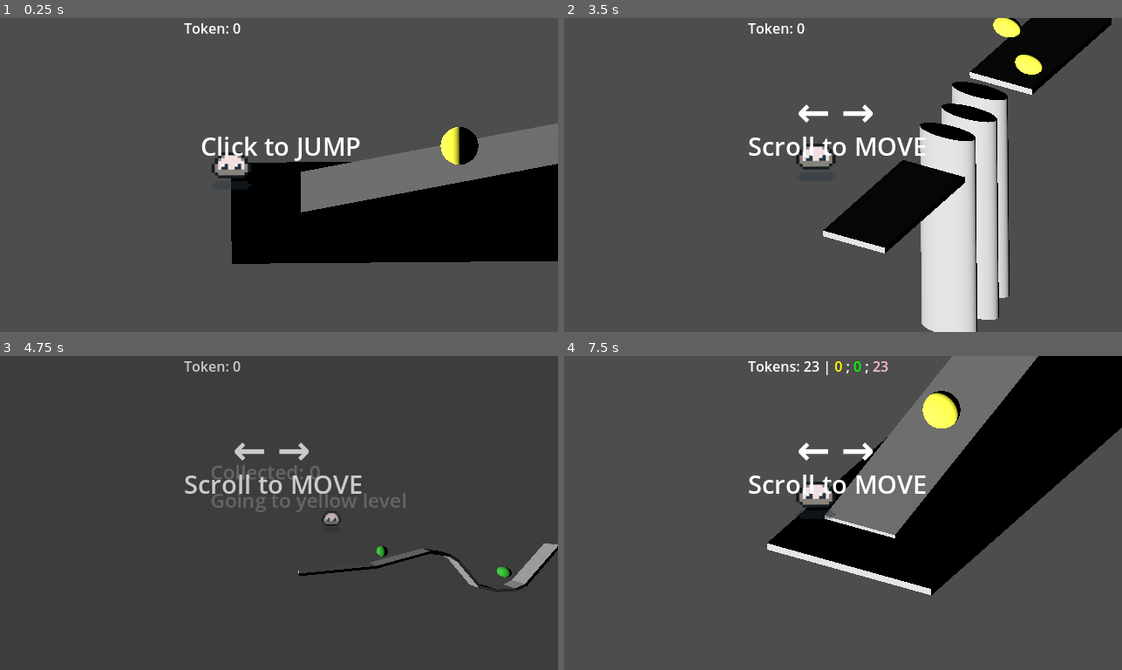
Above: before the commit, frames 1-4 (two rows, left to right).
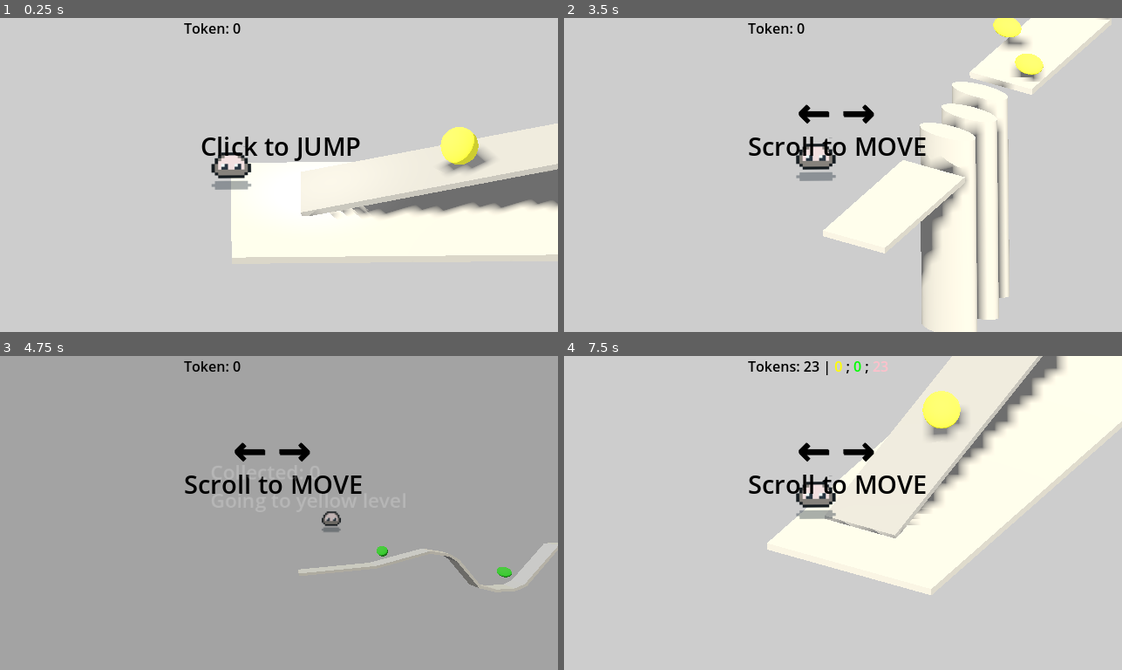
Above: after the commit, the same moments.

Repository: Beaily/JellyPoP
Game: Godot game, scene res://main.tscn
Same seed, same stepped clock (60 frames per second), same inputs: the game is played once before the commit and once after it.
Inputs (mouse positions are in pixels of both pictures, inside the frame that each line leads up to):
- Up to frame 1 (0.25 s): no input
- Up to frame 2 (3.5 s): tap Enter at 0.5, 2 s; move the mouse to (965, 159) at 0.52 s; tap 1 at 0.6 s; click (965, 159) at 0.67 s; tap Space at 1.25, 2.75 s; move the mouse to (731, 190) at 1.27 s; tap 2 at 1.35 s; click (731, 190) at 1.42 s; move the mouse to (898, 105) at 2.02 s; tap 3 at 2.1 s; click (898, 105) at 2.17 s; move the mouse to (815, 237) at 2.77 s; tap 4 at 2.85 s; click (815, 237) at 2.92 s
- Up to frame 3 (4.75 s): move the mouse to (446, 560) at 3.52 s; tap R at 3.6 s; click (446, 560) at 3.67 s; move the mouse to (111, 465) at 4.27 s; tap 1 at 4.35 s; click (111, 465) at 4.42 s
- Up to frame 4 (7.5 s): move the mouse to (870, 513) at 5.02 s; tap 2 at 5.1 s; click (870, 513) at 5.17 s; move the mouse to (759, 434) at 5.77 s; tap 3 at 5.85 s; click (759, 434) at 5.92 s; tap Enter at 6.5 s; move the mouse to (965, 497) at 6.52 s; tap 4 at 6.6 s; click (965, 497) at 6.67 s; move the mouse to (731, 528) at 7.27 s; tap R at 7.35 s; click (731, 528) at 7.42 s

The runs differ from the first frame. In frame 1, 99% of the frame differs, in the area x 0-100%, y 0-100%; in frame 2, 96%; in frame 3, 100%; in frame 4, 99%.

Commit message:
加入灯光 未完成预期效果

Diff:
--- a/Scenes/canvas_layer.tscn
+++ b/Scenes/canvas_layer.tscn
@@ -24,12 +24,11 @@
 grow_vertical = 2
 size_flags_horizontal = 4
 size_flags_vertical = 8
+theme_override_colors/default_color = Color(0, 0, 0, 1)
 theme_override_font_sizes/normal_font_size = 29
 text = "Click to JUMP"
 tab_size = 8
 horizontal_alignment = 1
-visible_characters = 21
-visible_ratio = 1.61538
 
 [node name="MoveLabel" type="RichTextLabel" parent="."]
 visible = false
@@ -44,6 +43,7 @@
 offset_bottom = 7.0
 grow_horizontal = 2
 grow_vertical = 2
+theme_override_colors/default_color = Color(0, 0, 0, 1)
 theme_override_font_sizes/normal_font_size = 29
 text = "Scroll to MOVE"
 
@@ -53,6 +53,9 @@
 offset_top = 74.0
 offset_right = 362.0
 offset_bottom = 154.0
+theme_override_colors/font_color = Color(0, 0, 0, 1)
+theme_override_colors/font_shadow_color = Color(0, 0, 0, 1)
+theme_override_colors/font_outline_color = Color(0, 0, 0, 1)
 theme_override_font_sizes/font_size = 46
 text = "← →"
 
@@ -69,6 +72,7 @@
 offset_bottom = -102.0
 grow_horizontal = 2
 grow_vertical = 2
+theme_override_colors/default_color = Color(0, 0, 0, 1)
 theme_override_font_sizes/normal_font_size = 18
 text = "Collect colors to unlock levels"
 
@@ -81,6 +85,7 @@
 offset_bottom = 45.0
 grow_horizontal = 2
 size_flags_horizontal = 6
+theme_override_colors/default_color = Color(0, 0, 0, 1)
 bbcode_enabled = true
 text = "Token: 0"
 
@@ -136,6 +141,7 @@
 color = Color(0.0177324, 0.0177324, 0.0177324, 1)
 
 [node name="TransitionLabel" type="Label" parent="TransitionPanel"]
+layout_mode = 0
 offset_left = 237.666
 offset_top = 117.171
 offset_right = 327.666
--- a/Scenes/levels/level_1.tscn
+++ b/Scenes/levels/level_1.tscn
@@ -9,6 +9,14 @@
 [sub_resource type="BoxShape3D" id="BoxShape3D_0xm2m"]
 size = Vector3(1, 1, 1.08768)
 
+[sub_resource type="StandardMaterial3D" id="StandardMaterial3D_0lml3"]
+albedo_color = Color(0.389287, 0.389287, 0.389287, 1)
+metallic_specular = 0.78
+roughness = 0.05
+emission_enabled = true
+emission = Color(0.984314, 0.984314, 0.984314, 1)
+emission_energy_multiplier = 0.43
+
 [sub_resource type="SphereShape3D" id="SphereShape3D_yffda"]
 
 [sub_resource type="SphereShape3D" id="SphereShape3D_2mbx3"]
@@ -81,6 +89,7 @@
 transform = Transform3D(1, 0, 0, 0, 1, 0, 0, 0, 1, 0.256788, 0.942369, 0.198274)
 layers = 4
 mesh = SubResource("BoxMesh_ig7tw")
+surface_material_override/0 = SubResource("StandardMaterial3D_0lml3")
 
 [node name="CollisionShape3D" type="CollisionShape3D" parent="Platform2"]
 transform = Transform3D(1, 0, 0, 0, 1, 0, 0, 0, 1, 0.256788, 0.942369, 0.198274)
@@ -153,6 +162,13 @@
 transform = Transform3D(1, 0, 0, 0, 1, -3.72529e-09, 0, -1.45519e-11, 1, 0.256788, -1.32225, 0.591301)
 layers = 4
 mesh = SubResource("BoxMesh_ig7tw")
+
+[node name="OmniLight3D" type="OmniLight3D" parent="Platform10"]
+transform = Transform3D(0.329724, -4.54653e-13, 0.00127486, 0, 2.48044, 8.84597e-10, -0.000391324, -3.60945e-11, 0.10121, 1.15892, 21.4962, 0.0609646)
+light_color = Color(0.978385, 2.88785e-07, 0.557312, 1)
+light_energy = 2.0
+light_size = 0.07
+omni_range = 15.0
 
 [node name="CollisionShape3D" type="CollisionShape3D" parent="Platform10"]
 transform = Transform3D(1, 0, 0, 0, 1, 0, 0, 0, 1, 0.256788, -1.32598, 0.450482)
--- a/main.tscn
+++ b/main.tscn
@@ -108,6 +108,12 @@
 
 [sub_resource type="CapsuleMesh" id="CapsuleMesh_0xm2m"]
 
+[sub_resource type="Environment" id="Environment_272bh"]
+background_mode = 1
+background_color = Color(0.804743, 0.804743, 0.804743, 1)
+ambient_light_color = Color(1, 1, 1, 1)
+ambient_light_energy = 0.2
+
 [node name="Main" type="Node3D"]
 
 [node name="Player" type="CharacterBody3D" parent="." groups=["Player"]]
@@ -153,6 +159,11 @@
 current = true
 size = 20.0
 
+[node name="OmniLight3D" type="OmniLight3D" parent="Player"]
+transform = Transform3D(1, 0, 0, 0, 1, 0, 0, 0, 1, -1.12862, 4.44749, -5.28919)
+light_energy = 2.333
+omni_range = 8.909
+
 [node name="Level_Black" parent="." instance=ExtResource("2_0xm2m")]
 
 [node name="Level_Yellow" parent="." instance=ExtResource("3_h2yge")]
@@ -167,6 +178,13 @@
 visible = false
 
 [node name="DirectionalLight3D" type="DirectionalLight3D" parent="."]
-light_energy = 2.555
+transform = Transform3D(0.866025, -0.353553, 0.353553, 0, 0.707107, 0.707107, -0.5, -0.612372, 0.612372, 0.0497675, 8.40373, 0.661686)
+light_color = Color(0.996662, 0.962333, 0.845441, 1)
+light_energy = 1.5
+shadow_enabled = true
+shadow_normal_bias = 1.0
+
+[node name="WorldEnvironment" type="WorldEnvironment" parent="."]
+environment = SubResource("Environment_272bh")
 
 [node name="UI" parent="." instance=ExtResource("5_lquwl")]
Not shown: 1 places in Scenes/levels/level_1.tscn that only renumber resources
Not shown: 1 places in main.tscn that only renumber resources
